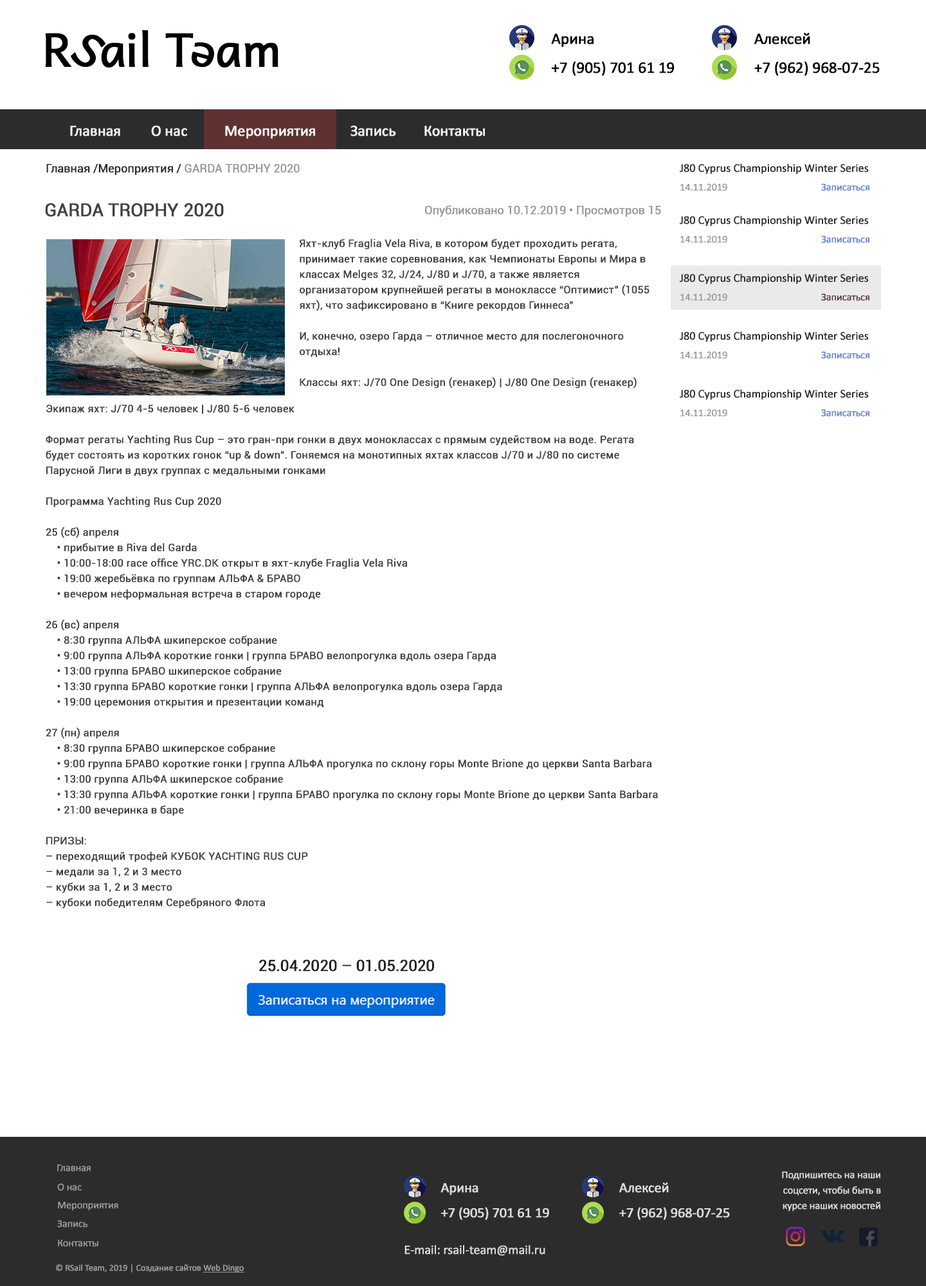
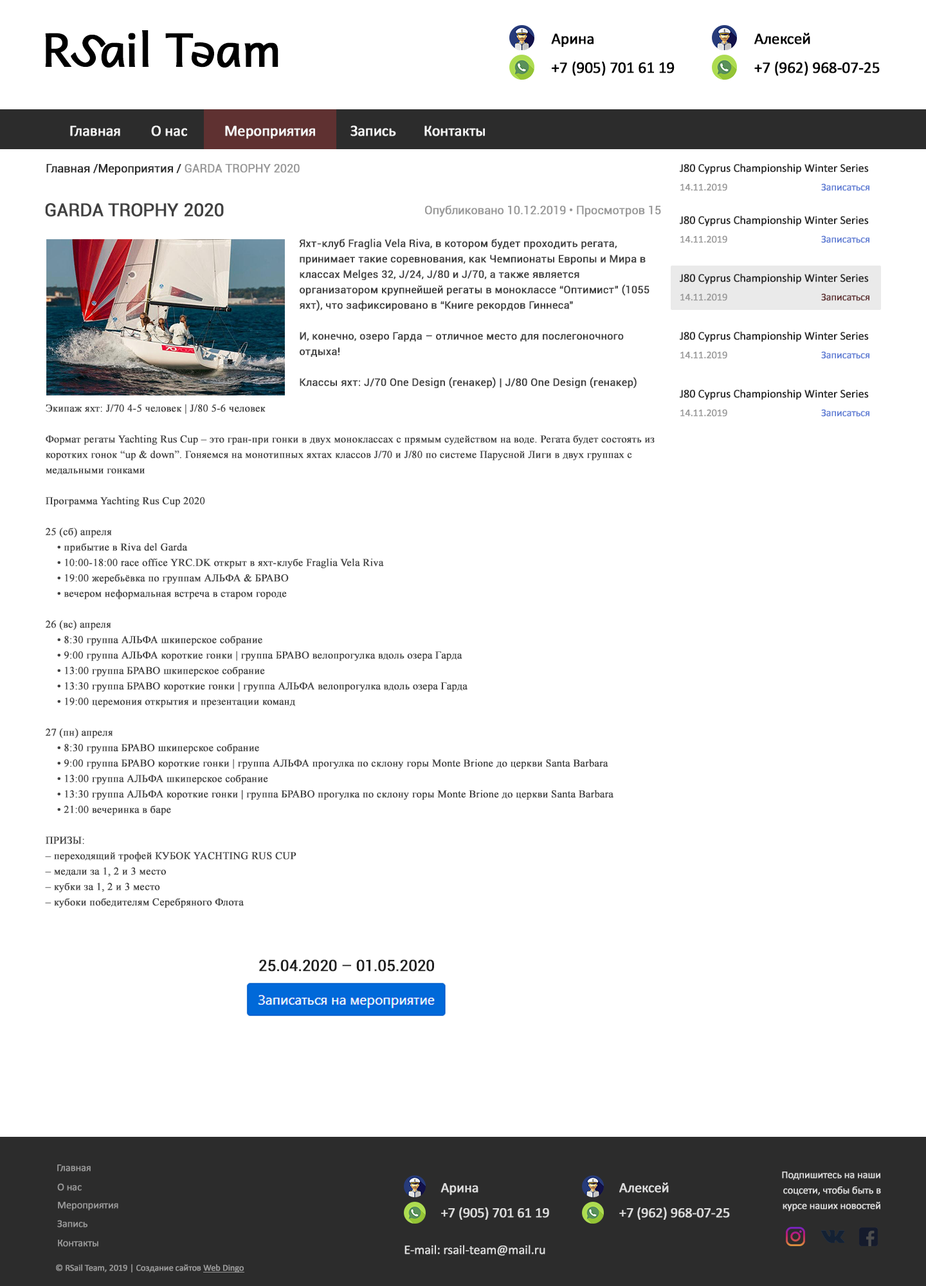
The second (926, 1286) image is a revision of the first. Changes to its layers:
painted on "Экипаж яхт: J/70 4-5 человек | J/80 5-6 человек Формат регаты" over 45, 403, 658, 909
